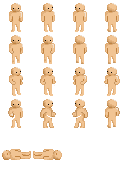
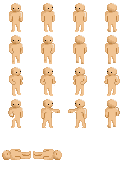
Comparing the layer stacks of the two 128x192 images. Changes:
painted on "Layer" over [47, 111, 81, 119]
painted on "human_base.png" over [40, 108, 88, 128]
